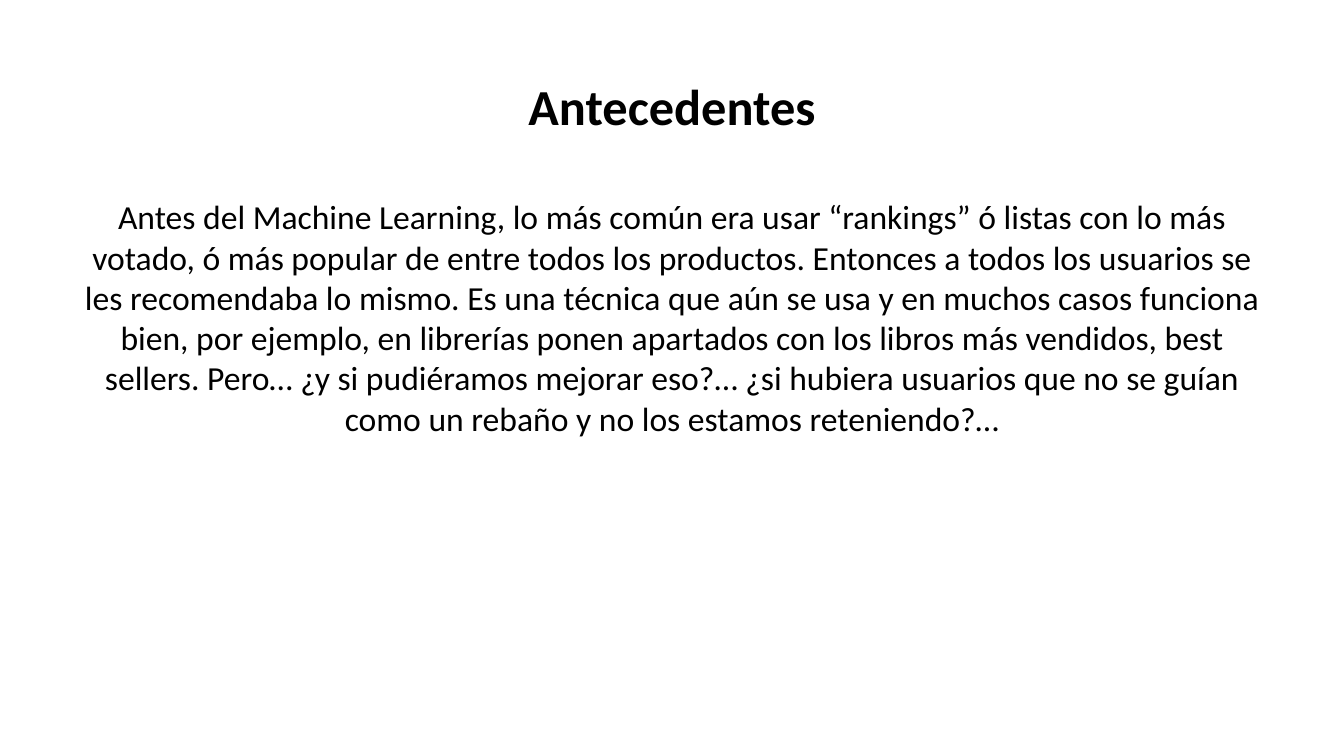
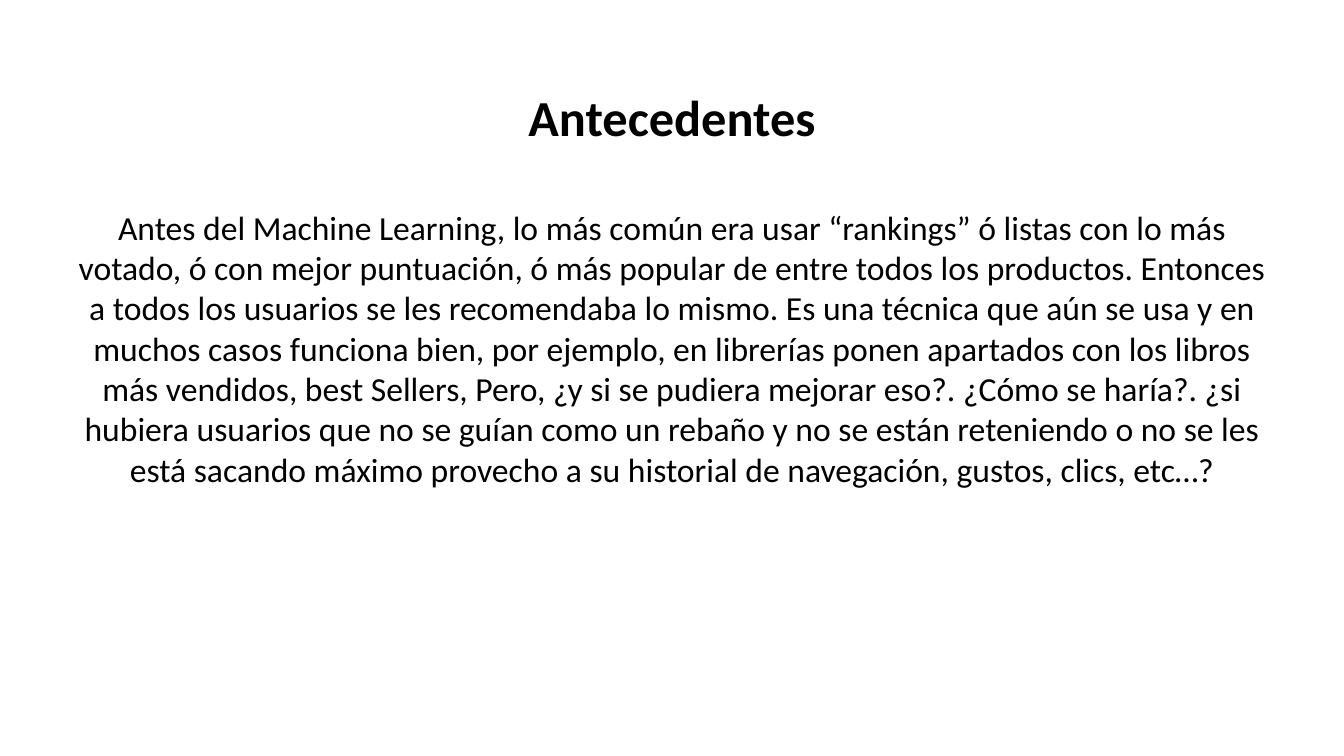
Before and after one commit to osoriopedro/um_fac_ing_semillero_IA, a slide deck: slide 4 of Sistema_Recomendacion/Presentacion_Sistema_Recomendación.pptx. Drawn at 1344x756 pixels with LibreOffice and Linux fonts; fonts in the diff are those of the drawing; background and template pictures are left out. Boxes give left, top, right and bottom in pixels: in the first picture for what was removed or moved away, otherwise in the second. Text is boxed around its words. In the diff, an @@ line names an element or a change of style, - is before the commit and + after.

```diff
--- a/Sistema_Recomendacion/Presentacion_Sistema_Recomendación.pptx
+++ b/Sistema_Recomendacion/Presentacion_Sistema_Recomendación.pptx
@@ text "Antecedentes": place and size @@
-text "Antecedentes" at [85,89,1259,437]
+text "Antecedentes" at [79,100,1265,488]
@@ text at [79,216,1265,488]: text changed @@
-Antes del Machine Learning, lo más común era usar “rankings” ó listas con lo más votado, ó más popular de entre todos los productos. Entonces a todos los usuarios se les recomendaba lo mismo. Es una técnica que aún se usa y en muchos casos funciona bien, por ejemplo, en librerías ponen apartados con los libros más vendidos, best sellers. Pero… ¿y si pudiéramos mejorar eso?… ¿si hubiera usuarios que no se guían como un rebaño y no los estamos reteniendo?…
+Antes del Machine Learning, lo más común era usar “rankings” ó listas con lo más votado, ó con mejor puntuación, ó más popular de entre todos los productos. Entonces a todos los usuarios se les recomendaba lo mismo. Es una técnica que aún se usa y en muchos casos funciona bien, por ejemplo, en librerías ponen apartados con los libros más vendidos, best Sellers, Pero, ¿y si se pudiera mejorar eso?. ¿Cómo se haría?. ¿si hubiera usuarios que no se guían como un rebaño y no se están reteniendo o no se les está sacando máximo provecho a su historial de navegación, gustos, clics, etc…?
```
Also in this commit, not shown: 7 other slides changed, 11 slides added.
